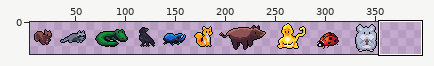
One commit to this pixel-art file: Nature/Animals.aseprite. The first picture is a wide view before the edit; the outline marks the close-up.
Close-up. Old version:
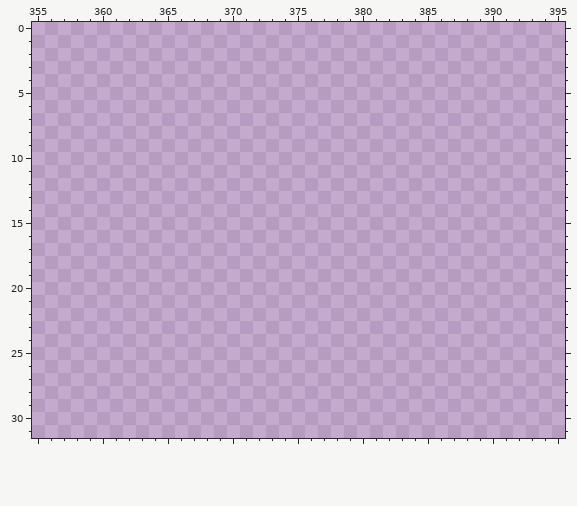
512x32 pixels, 1 frame. Shown: x 355..395, y 0..31. The wide view leaves out empty margins.
Visible layers, top first: "Hamster", "LadyBug", "Monke", "Boar", "Fox", "Bug", "Crow", "Crocodile", "Racoon", "Squirrel".
Palette (. is transparent): 
New version:
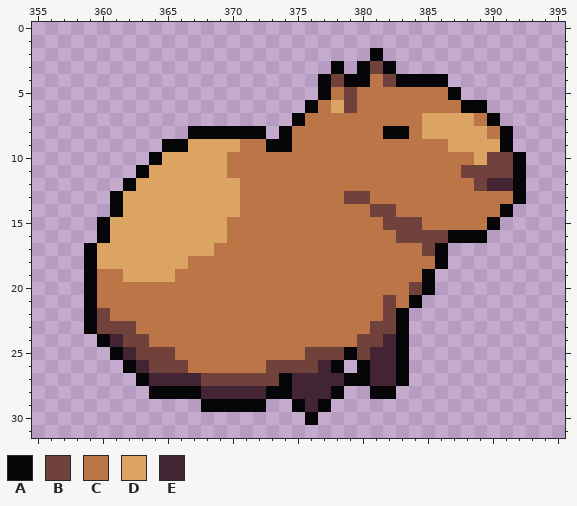
Colours new in this view: A #060608  B #71413b  C #bb7547  D #dba463  E #422433
Difference:
layer "Capybara" added
Layer "Capybara":
y 2: x 381 . -> A
y 3: x 378 . -> A; x 380..382 ... -> ABA
y 4: x 377..386 .......... -> ABAACBAAAA
y 5: x 377..387 ........... -> ACBCCCCCCCA
y 6: x 376..389 .............. -> ACDBCCCCCCCCAA
y 7: x 375..390 ................ -> ACCCCCCCCCDDDDCA
y 8: x 367..372 ...... -> AAAAAA; x 374..391 .................. -> ACCCCCCCAACDDDDDCA
y 9: x 365..391 ........................... -> AADDDDCCAACCCCCCCCCCCCDDDDA
y 10: x 364..392 ............................. -> ADDDDDCCCCCCCCCCCCCCCCCCCDBBA
y 11: x 363..392 .............................. -> ADDDDDDCCCCCCCCCCCCCCCCCCBBBBA
y 12: x 362..392 ............................... -> ADDDDDDDDCCCCCCCCCCCCCCCCCCBEEA
y 13: x 361..392 ................................ -> ADDDDDDDDDCCCCCCCCBBCCCCCCCCCCCA
y 14: x 361..391 ............................... -> ADDDDDDDDDCCCCCCCCCCBBCCCCCCCCA
y 15: x 360..390 ............................... -> ADDDDDDDDDCCCCCCCCCCCCBBBCCCCCA
y 16: x 360..389 .............................. -> ADDDDDDDDDCCCCCCCCCCCCCBBBBAAA
y 17: x 359..386 ............................ -> ADDDDDDDDDCCCCCCCCCCCCCCCCBA
y 18: x 359..386 ............................ -> ADDDDDDDCCCCCCCCCCCCCCCCCCCA
y 19: x 359..385 ........................... -> ACCDDDDCCCCCCCCCCCCCCCCCCCA
y 20: x 359..385 ........................... -> ACCCCCCCCCCCCCCCCCCCCCCCCBA
y 21: x 359..384 .......................... -> ACCCCCCCCCCCCCCCCCCCCCCBCA
y 22: x 359..383 ......................... -> ABCCCCCCCCCCCCCCCCCCCCCBA
y 23: x 359..383 ......................... -> ABBBCCCCCCCCCCCCCCCCCCBBA
y 24: x 360..383 ........................ -> AEBBCCCCCCCCCCCCCCCCBBEA
y 25: x 361..383 ....................... -> AEBBBCCCCCCCCCCBBBABEEA
y 26: x 362..378 ................. -> AEBBBCCCCCCBBBBEA; x 380..383 .... -> AEEA
y 27: x 363..383 ..................... -> AEEEEBBBBBBAEEEEAAEEA
y 28: x 364..378 ............... -> AAAAEEEEEAAEEEA; x 381..382 .. -> AA
y 29: x 368..372 ..... -> AAAAA; x 375..377 ... -> AEA
y 30: x 376 . -> A
